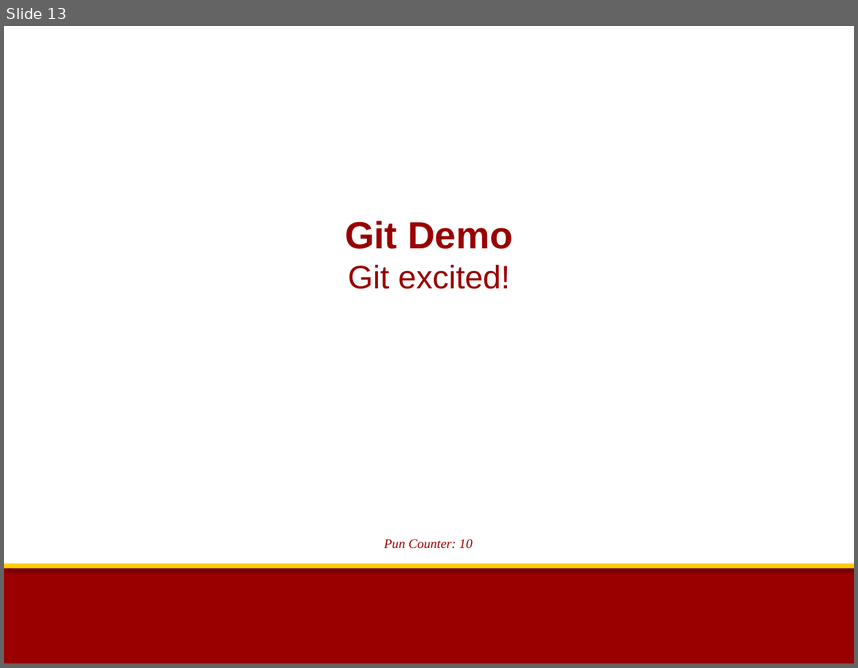
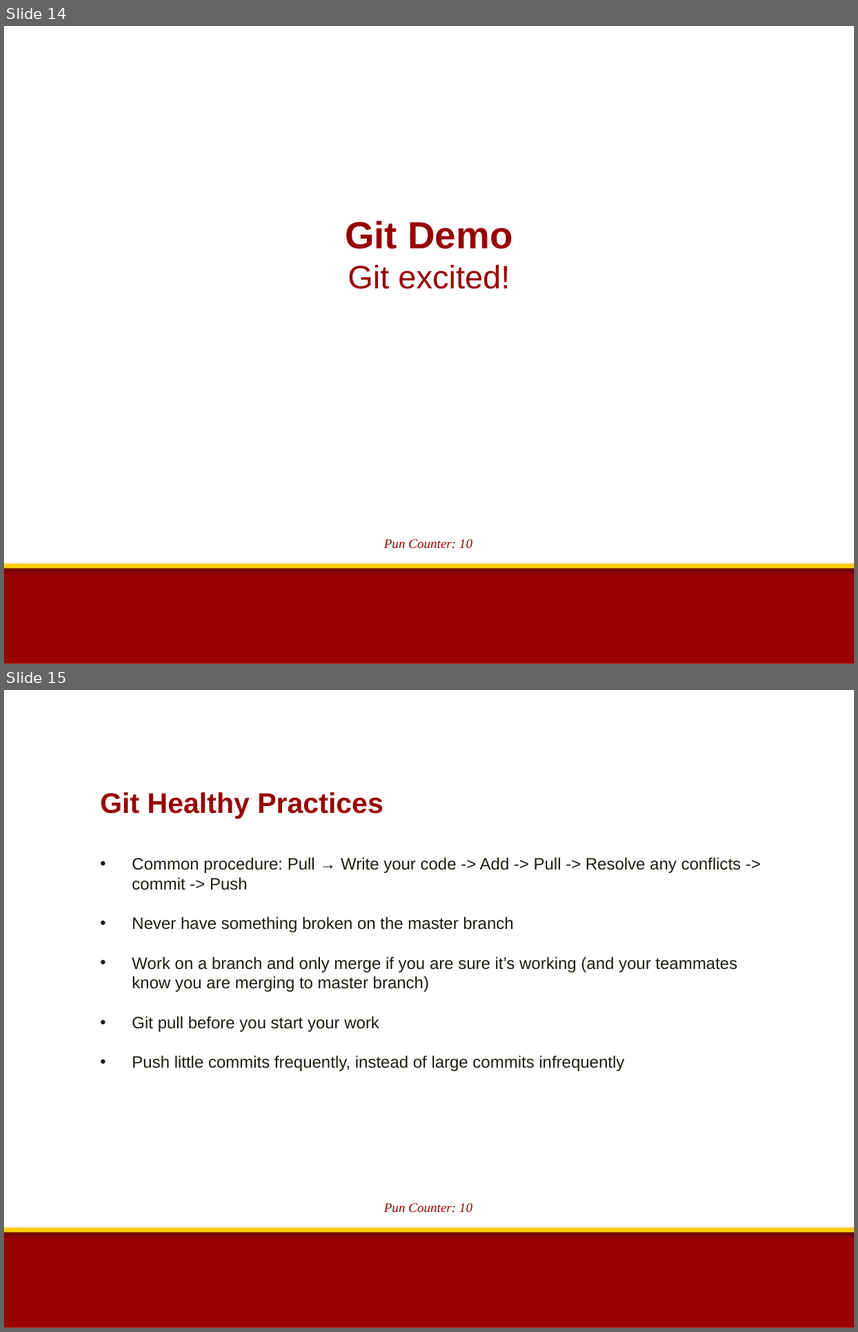
Before and after one commit to sthsher/USC_CECS, a slide deck: ACM/Git_Presentation.pptx. Shown one above the other, each under a label of ours: slide 13 before the commit, slides 14 and 15 after it. The pictures are 858x668 and 858x1332 pixels, drawn with LibreOffice and Linux fonts; fonts in the diff are those of the drawing; background and template pictures are left out. Boxes give left, top, right and bottom in pixels: in the first picture for what was removed or moved away, otherwise in the second. Text is boxed around its words. In the diff, an @@ line names an element or a change of style, - is before the commit and + after.

```diff
--- a/ACM/Git_Presentation.pptx
+++ b/ACM/Git_Presentation.pptx
@@ slide 15 added at (4, 690, 854, 1328), background #FFFFFF; not listed: 2 template elements that a slide beside it also shows @@
@@ text added at (100, 792, 742, 1071), 14 pt, text #1E1C11 @@
+Git Healthy Practices
+• Common procedure: Pull → Write your code -> Add -> Pull -> Resolve any conflicts -> commit -> Push
+• Never have something broken on the master branch
+• Work on a branch and only merge if you are sure it’s working (and your teammates know you are merging to master branch)
+• Git pull before you start your work
+• Push little commits frequently, instead of large commits infrequently
@@ text added at (384, 1203, 473, 1212), 11.1 pt, text #990000, italic @@
+Pun Counter: 10
@@ what was slide 13 is now slide 14 @@
```
Also in this commit, not shown: 1 slide changed, 1 other slide added, 9 other files.
